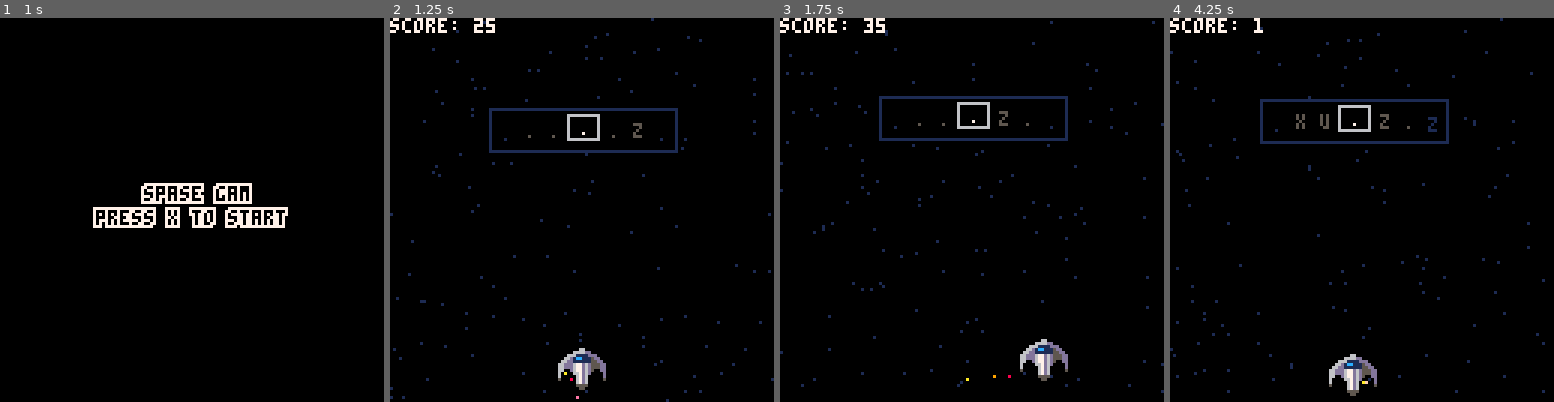
Above: before the commit, frames 1-4 (left to right).
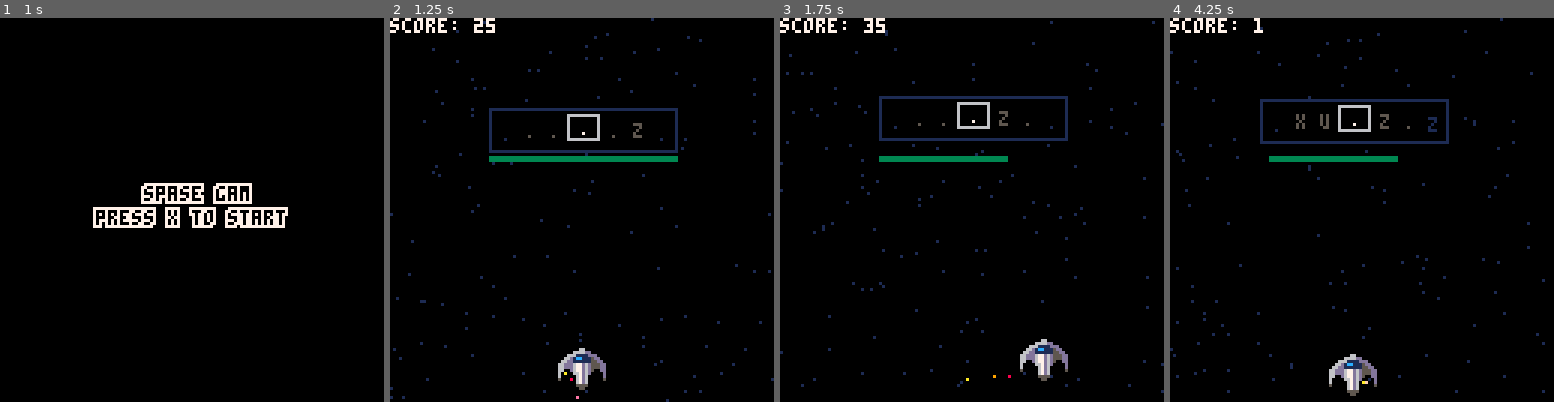
Above: after the commit, the same moments.

Repository: ryanford/EDM-Blastoff
Game: PICO-8 cartridge rhythm-game.p8
The game is run twice, just before and just after one commit, with the same random seed, the same clock (stepped at 60 frames per second) and the same inputs.
Inputs:
- Up to frame 1 (1 s): tap X (X key) at 0.33 s; tap O (Z key) at 0.7 s
- Up to frame 2 (1.25 s): tap X (X key) at 1.07 s
- Up to frame 3 (1.75 s): hold Right from 1.6 s (still down); tap O (Z key) at 1.7 s
- Up to frame 4 (4.25 s): tap X (X key) at 1.85, 2.97, 4.08 s; release Right at 2.1 s; tap O (Z key) every 0.4 s from 2.1 to 4.1 s; hold Up 2.15-2.42 s; hold Right 2.47-3.03 s; hold Left 3.08-3.58 s; hold Right from 4.02 s (still down)

Frame 1 is identical in both runs. In frame 2, 0.8% of the frame differs, in the area x 25-75%, y 35-38%; in frame 3, 0.5%; in frame 4, 0.5%.

Commit message:
powerbar

Diff:
--- a/rhythm-game.p8
+++ b/rhythm-game.p8
@@ -158,6 +158,7 @@
   draw_ship()
   draw_score()
   draw_pattern()
+  draw_powermeter()
 end
 
 function gameover_update()
@@ -467,7 +468,7 @@
       pattern_mistake()
     end
     button_pressed = true
-    btn_timer = time_now + 1
+    btn_timer = time_now  + .5
   end
   if btnp(5) then
     if current_step == 3 then
@@ -482,7 +483,7 @@
       pattern_mistake()
     end
     button_pressed = true
-    btn_timer = time_now + 1
+    btn_timer = time_now + .5
   end
   if btnp(2) then
     if current_step == 4 then
@@ -497,7 +498,7 @@
       pattern_mistake()
     end
     button_pressed = true
-    btn_timer = time_now + 1
+    btn_timer = time_now  + .5
   end
   p.power = min(p.power,3)
 end
@@ -524,9 +525,9 @@
     if (last_step == 2 or last_step == 3 or last_step == 4) and not button_pressed then
      pattern_mistake()
     end
-    if btn_timer < time_now then
-      button_pressed = false
-    end
+  end
+  if btn_timer < time_now then
+    button_pressed = false
   end
 end
 
@@ -581,6 +582,10 @@
     52 + xoffset, 4 + yoffset, 1)
 end
 
+function draw_powermeter()
+  rectfill(33,46,37+(p.power*58/3),47,3)
+end
+
 loops = 0
 sfx_started = false
 function sync_music()
Not shown, changed: main.js
